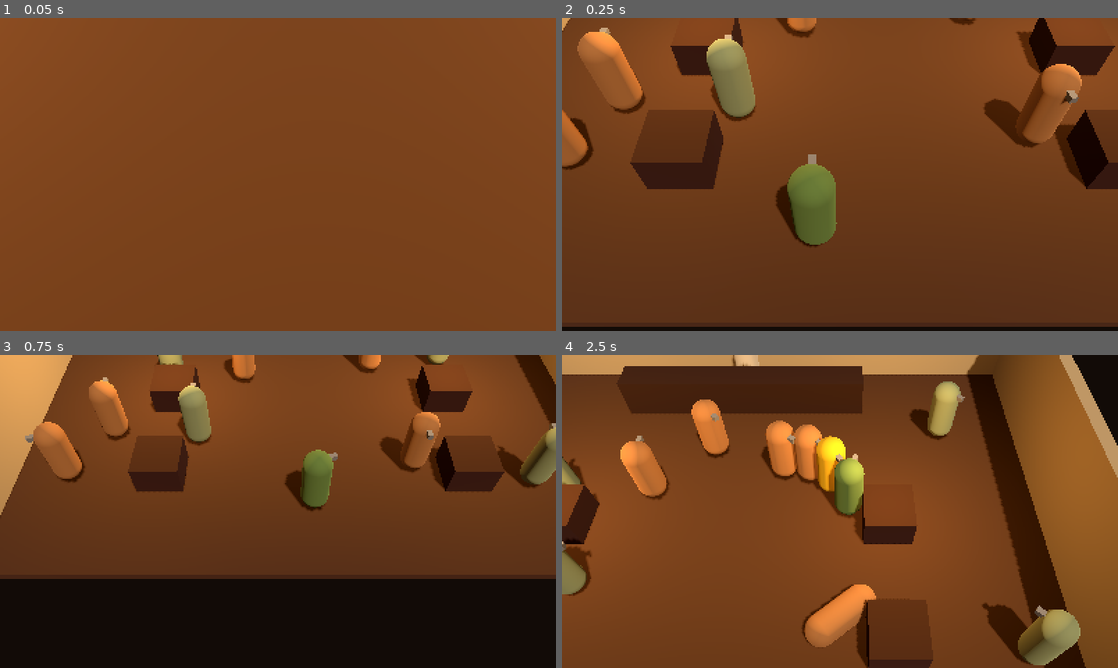
Above: before the commit, frames 1-4 (two rows, left to right).
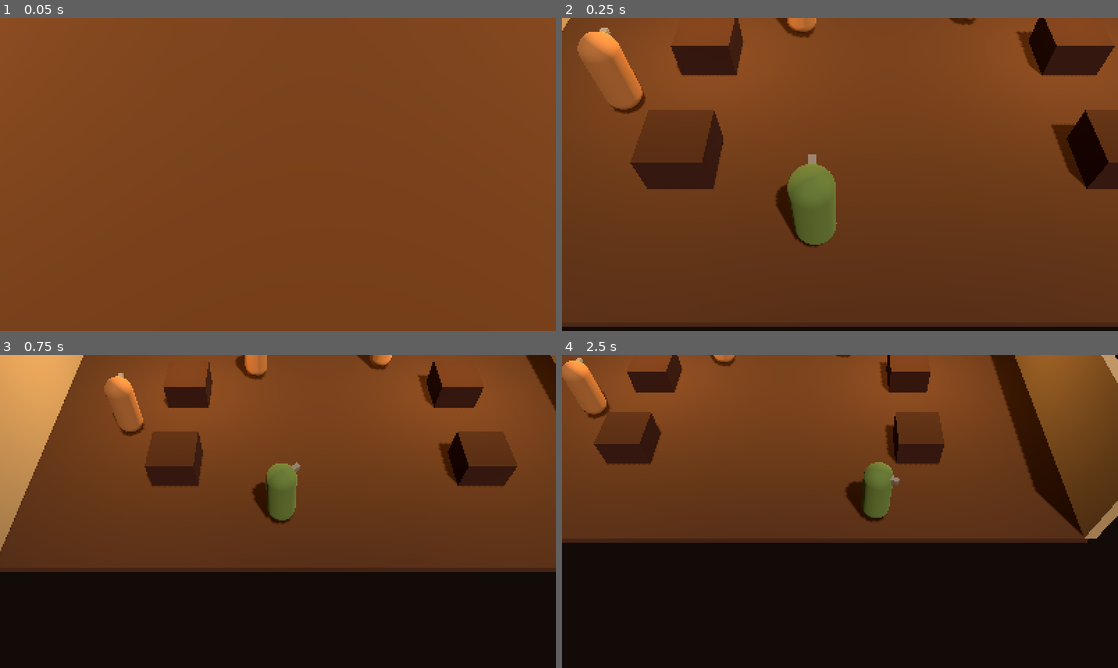
Above: after the commit, the same moments.

Repository: Beenster99/crownandpunchbowl
Game: Godot game, scene res://scenes/actors/combat_sandbox.tscn
Two runs of this game, one before a commit and one after it. Both use one fixed random seed, a clock stepped at 60 frames per second and the inputs below. This scene is started directly instead of the project's main scene.
Inputs (mouse positions are in pixels of both pictures, inside the frame that each line leads up to):
- Up to frame 1 (0.05 s): no input
- Up to frame 2 (0.25 s): no input
- Up to frame 3 (0.75 s): move the mouse to (400, 495) at 0.52 s; hold D (move_right) from 0.53 s (still down); click (400, 495) at 0.6 s
- Up to frame 4 (2.5 s): move the mouse to (728, 527) at 1.27 s; release D (move_right) at 1.28 s; hold S (move_down) 1.28-2.03 s; tap F (counter) at 1.35 s; click (728, 527) at 1.55 s; move the mouse to (895, 442) at 2.02 s; hold D (move_right) from 2.03 s (still down); tap Space (dodge) at 2.1 s; click (895, 442) at 2.3 s

Frame 1 is identical in both runs. In frame 2, 4.1% of the frame differs, in the area x 0-94%, y 5-49%; in frame 3, 16%; in frame 4, 85%, in the area x 0-100%, y 0-100%.
Error before the commit: Invalid call. Nonexistent function 'alert' in base 'Nil'. (res://scripts/ai/director.gd:374)

Commit message:
Keep the combat sandbox free of the AI crowd
test_pub gains a crowd export; the combat sandbox turns it off so its
sparring punters stay the only opponents and NPC names don't collide.

Co-Authored-By: Claude Opus 5.5 <noreply@anthropic.com>
Claude-Session: https://claude.ai/code/session_01RduChutDRnM8LkrKeUxiUu

Diff:
--- a/scenes/actors/combat_sandbox.tscn
+++ b/scenes/actors/combat_sandbox.tscn
@@ -4,6 +4,7 @@
 
 [node name="CombatSandbox" type="Node3D"]
 script = ExtResource("1")
+crowd = false
 
 [node name="World" type="Node3D" parent="."]
 
--- a/scripts/level/test_pub.gd
+++ b/scripts/level/test_pub.gd
@@ -5,6 +5,9 @@
 
 const PLAYER_SCENE := preload("res://scenes/actors/player.tscn")
 const ROOM := Vector2(16.0, 12.0)
+
+## Spawn the AI crowd (Director). Sandboxes with their own opponents turn this off.
+@export var crowd := true
 
 
 func _ready() -> void:
@@ -20,7 +23,8 @@
 		$Actors.add_child(p)
 		cam.targets.append(p)
 		i += 1
-	_add_director()
+	if crowd:
+		_add_director()
 	Events.banner.emit("%s — %s" % [GameData.current_pub()["name"], GameData.current_pub()["era"]], 3.0)
 
 
